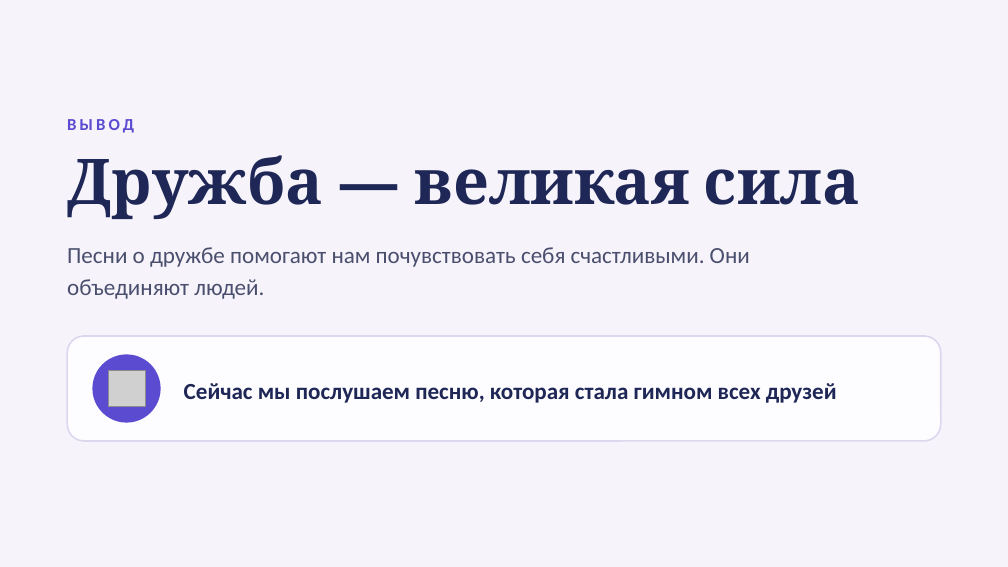
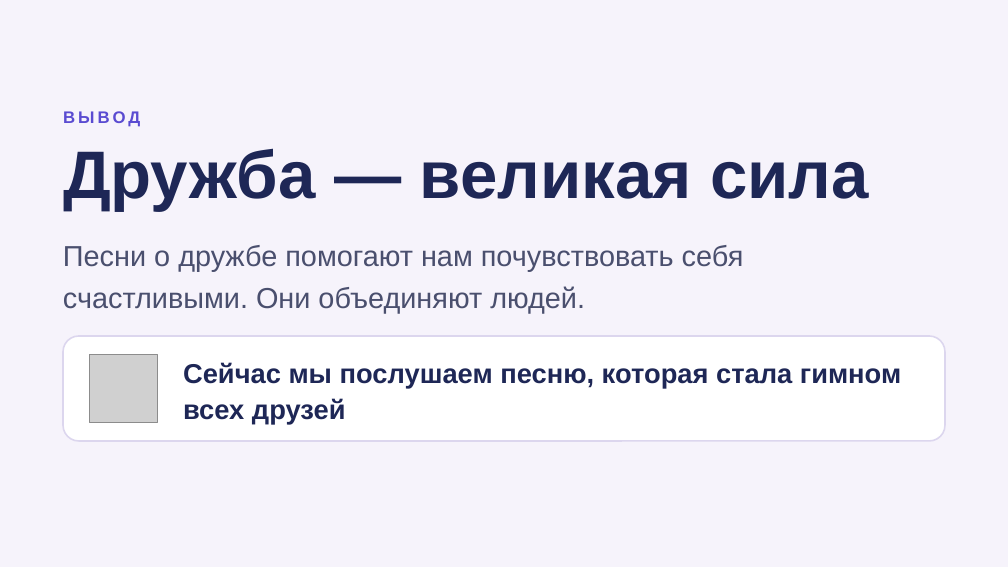
Before and after one commit to zxkaize-cell/kaize, a slide deck: slide 11 of presentations/Песни_о_дружбе.pptx. Drawn at 1008x567 pixels with LibreOffice and Linux fonts; fonts in the diff are those of the drawing; grey boxes stand for pictures; background and template pictures are left out. Boxes give left, top, right and bottom in pixels: in the first picture for what was removed or moved away, otherwise in the second. Text is boxed around its words. In the diff, an @@ line names an element or a change of style, - is before the commit and + after.

```diff
--- a/presentations/Песни_о_дружбе.pptx
+++ b/presentations/Песни_о_дружбе.pptx
@@ text "ВЫВОД" at <box>63,111,140,127</box>: font Calibri to Arial; line spacing 1.15 to 1.1 @@
@@ text "Дружба — великая сила": place and size @@
-text "Дружба — великая сила" at <box>67,155,860,219</box>
+text "Дружба — великая сила" at <box>63,148,869,211</box>
@@ text "Дружба — великая сила" at <box>63,148,869,211</box>: size 60 to 64 pt, font Cambria to Arial @@
@@ text "Песни о дружбе помогают нам ..." at <box>63,245,744,313</box>: size 22 to 27.5 pt, font Calibri to Arial; line spacing 1.15 to 1.2 @@
@@ rounded rectangle "Сейчас мы послушаем песню, которая ...": place and size @@
-rounded rectangle "Сейчас мы послушаем песню, которая ..." at <box>184,383,837,403</box>
+rounded rectangle "Сейчас мы послушаем песню, которая ..." at <box>63,336,945,441</box>
@@ rounded rectangle "Сейчас мы послушаем песню, которая ..." at <box>63,336,945,441</box>: size 22 to 26 pt, font Calibri to Arial; line spacing 1.15 to 1.1; fill none to #FFFFFF; outline none to #DCD6EE 1.5 pt @@
@@ rounded rectangle removed at <box>67,336,941,441</box> @@
@@ picture: place and size @@
-picture at <box>108,371,145,408</box>
+picture at <box>89,355,157,423</box>
@@ ellipse removed at <box>92,355,160,423</box> @@
```
Also in this commit, not shown: 21 other slides changed.
